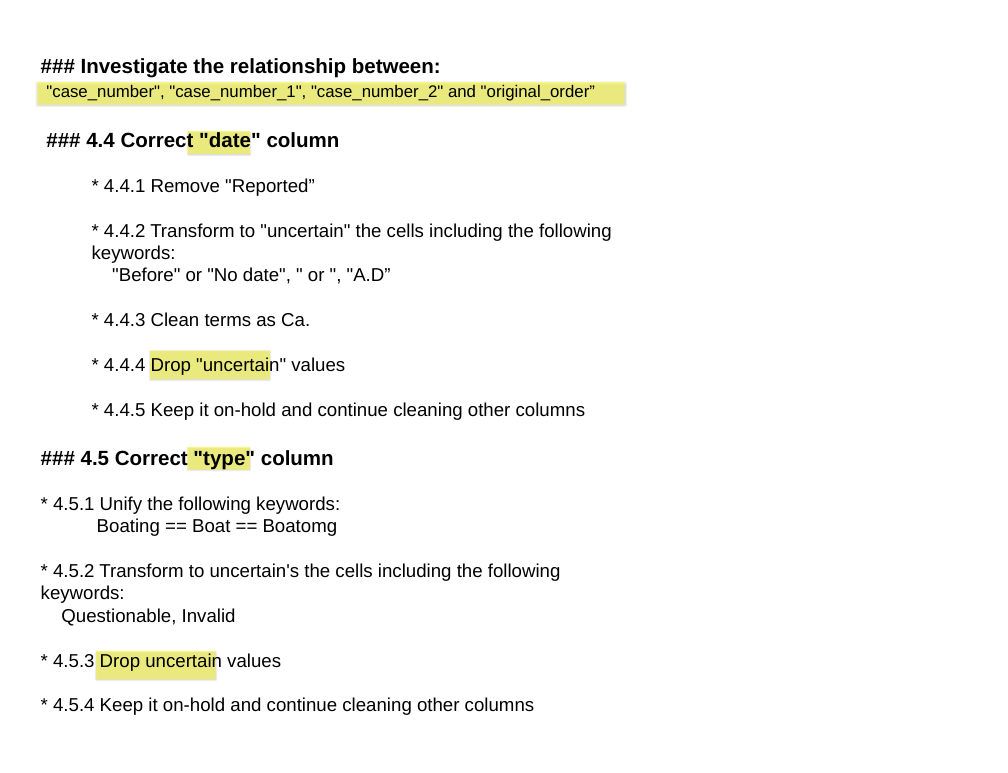
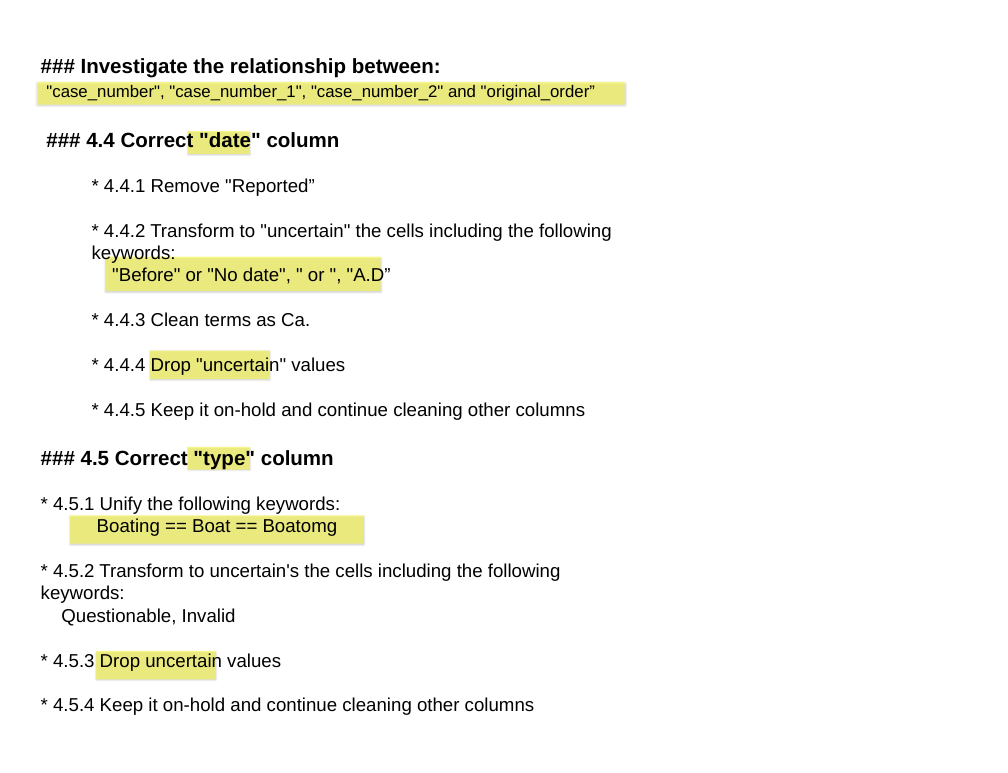
Before and after one commit to maluque/Data_Sharkleaner, a slide deck: slide 4 of mlg_cleaning.pptx. Drawn at 1008x773 pixels with LibreOffice and Linux fonts; fonts in the diff are those of the drawing. Boxes give left, top, right and bottom in pixels: in the first picture for what was removed or moved away, otherwise in the second. Text is boxed around its words. In the diff, an @@ line names an element or a change of style, - is before the commit and + after.

```diff
--- a/mlg_cleaning.pptx
+++ b/mlg_cleaning.pptx
@@ rectangle added at bbox=[105, 257, 380, 291], fill #FFFF00 at 42% opacity @@
@@ rectangle added at bbox=[70, 515, 364, 544], fill #FFFF00 at 42% opacity @@
```
Also in this commit, not shown: 2 other slides changed, 1 other file.
